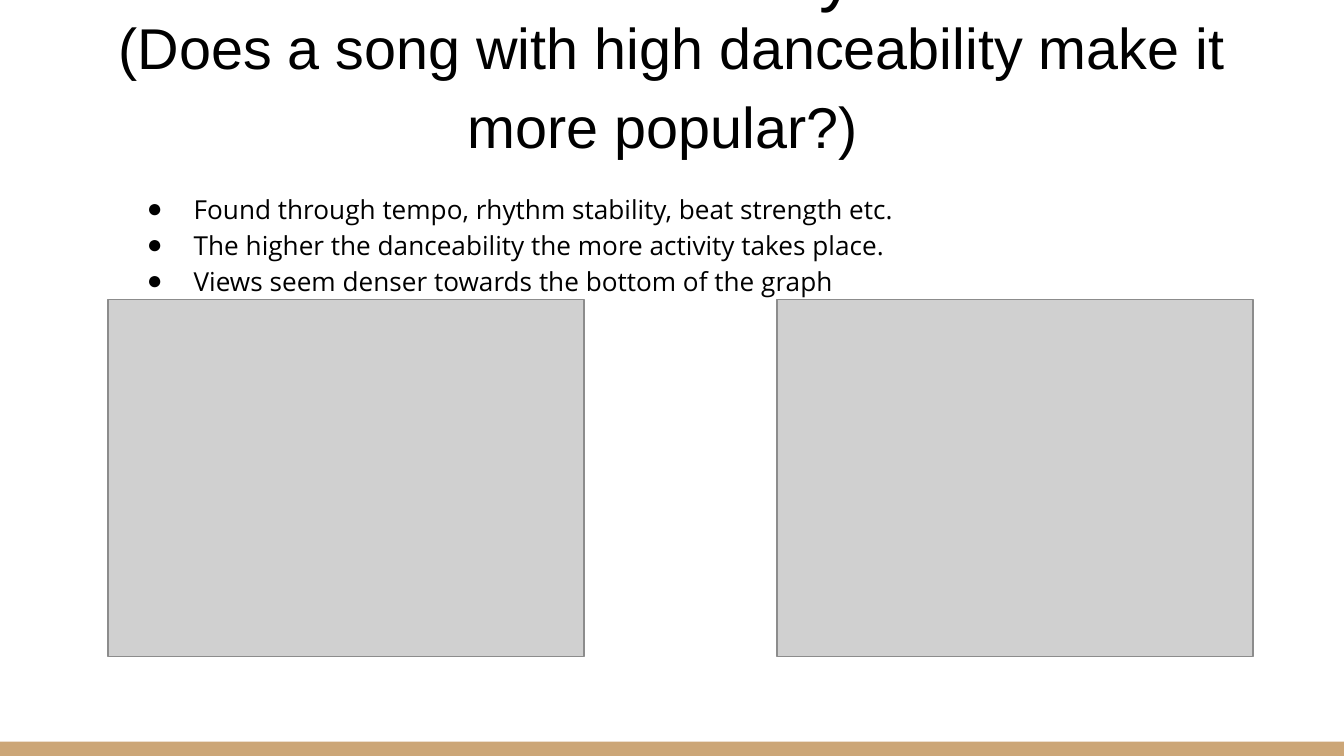
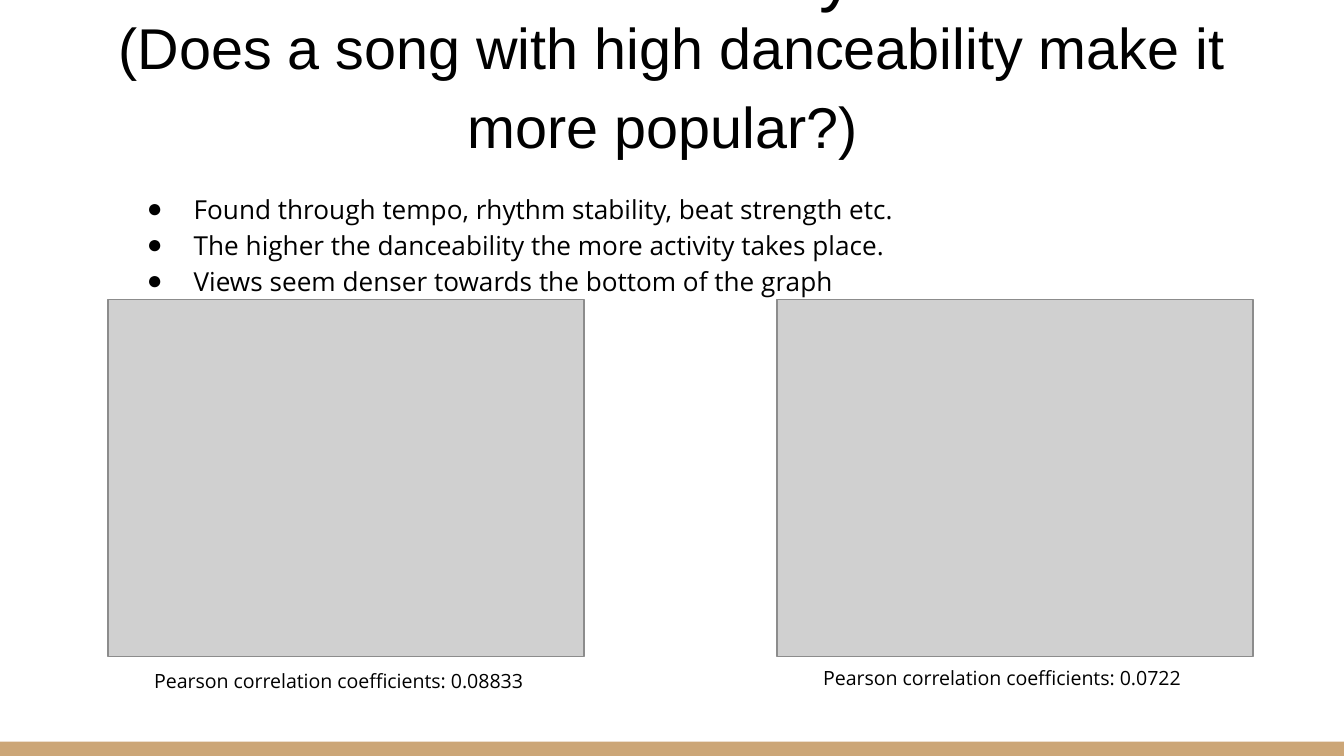
Before and after one commit to Nicholas-Simpson/Project1, a slide deck: slide 6 of Group 3 Presentation.pptx. Drawn at 1344x756 pixels with LibreOffice and Linux fonts; fonts in the diff are those of the drawing; grey boxes stand for pictures. Boxes give left, top, right and bottom in pixels: in the first picture for what was removed or moved away, otherwise in the second. Text is boxed around its words. In the diff, an @@ line names an element or a change of style, - is before the commit and + after.

Commit message:
altered slide correlations
put in pearson correlation data for numerical data

```diff
--- a/Group 3 Presentation.pptx
+++ b/Group 3 Presentation.pptx
@@ text added at (154, 673, 523, 689), 10.5 pt, text #000000 @@
+Pearson correlation coefficients: 0.08833
@@ text added at (823, 670, 1181, 686), 10.5 pt, text #000000 @@
+Pearson correlation coefficients: 0.0722
```
Also in this commit, not shown: 6 other slides changed.
